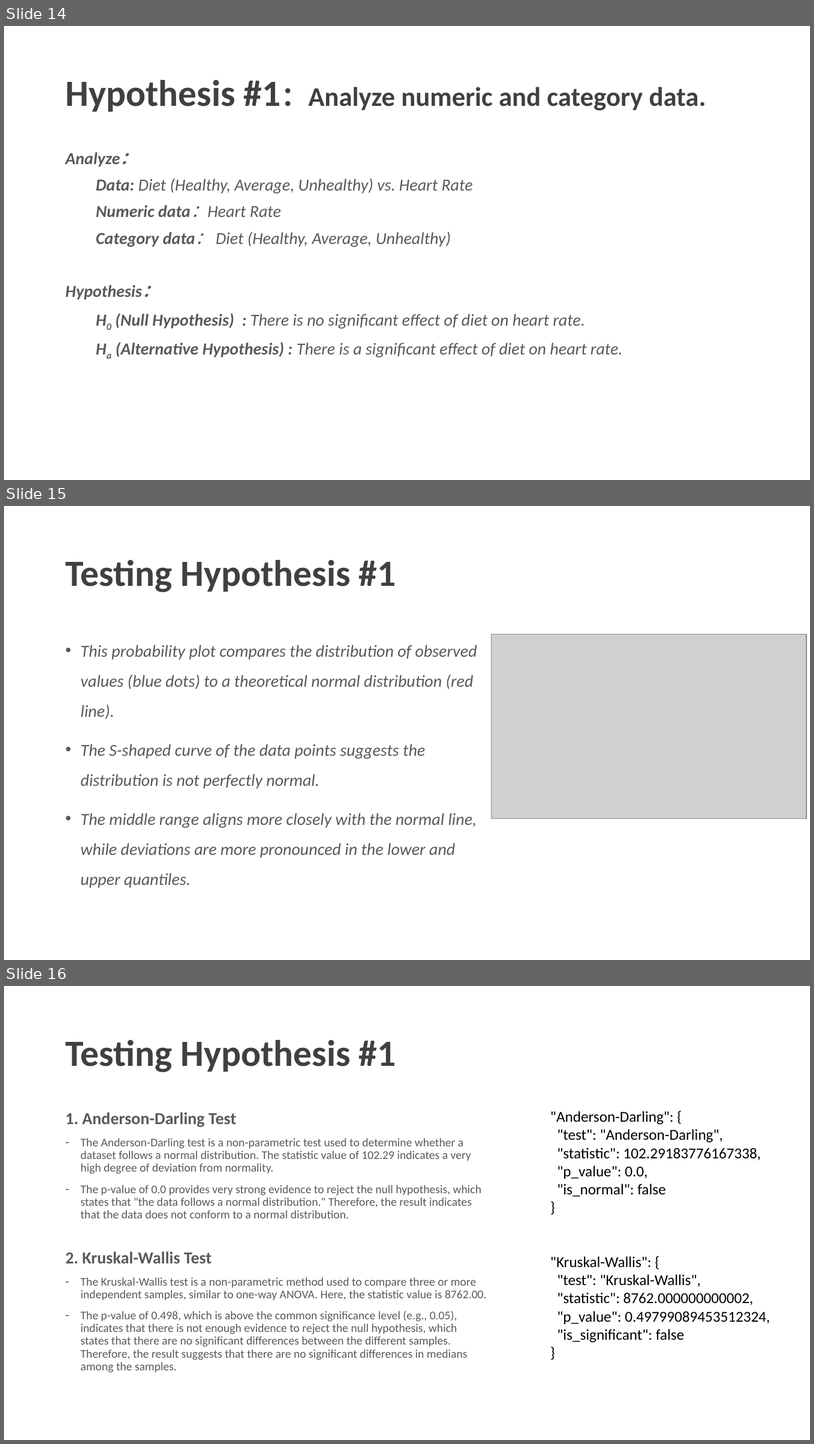
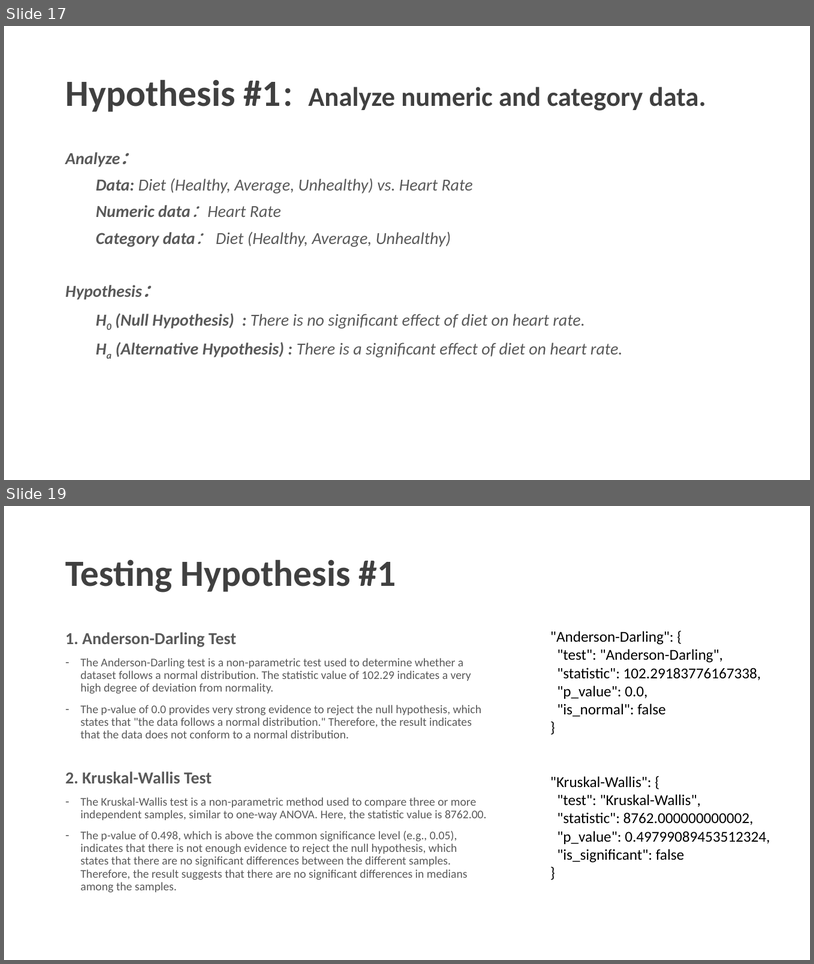
Before and after one commit to charlesyifanli/python_and_data, a slide deck: mini_project/SCSE 24 Mini-project presentation (Group No. ##).pptx. Shown one above the other, each under a label of ours: slides 14, 15 and 16 before the commit, slides 17 and 19 after it; the slides between them are not shown. The pictures are 814x1444 and 814x964 pixels, drawn with LibreOffice and Linux fonts; fonts in the diff are those of the drawing; grey boxes stand for pictures; background and template pictures are left out. Boxes give left, top, right and bottom in pixels: in the first picture for what was removed or moved away, otherwise in the second. Text is boxed around its words. In the diff, an @@ line names an element or a change of style, - is before the commit and + after.

```diff
--- a/mini_project/SCSE 24 Mini-project presentation (Group No. ##).pptx
+++ b/mini_project/SCSE 24 Mini-project presentation (Group No. ##).pptx
@@ slide 15 removed at box(4, 506, 810, 960), background #FFFFFF @@
@@ title removed at box(65, 559, 396, 592) @@
-Testing Hypothesis #1
@@ text removed at box(81, 645, 477, 888) @@
-• This probability plot compares the distribution of observed values (blue dots) to a theoretical normal distribution (red line).
-• The S-shaped curve of the data points suggests the distribution is not perfectly normal.
-• The middle range aligns more closely with the normal line, while deviations are more pronounced in the lower and upper quantiles.
@@ picture removed at box(492, 634, 807, 818) @@
@@ what was slide 14 is now slide 17 @@
@@ what was slide 16 is now slide 19 @@
```
Also in this commit, not shown: 1 slide changed, 9 slides added, 1 other slide removed, 1 other file.
